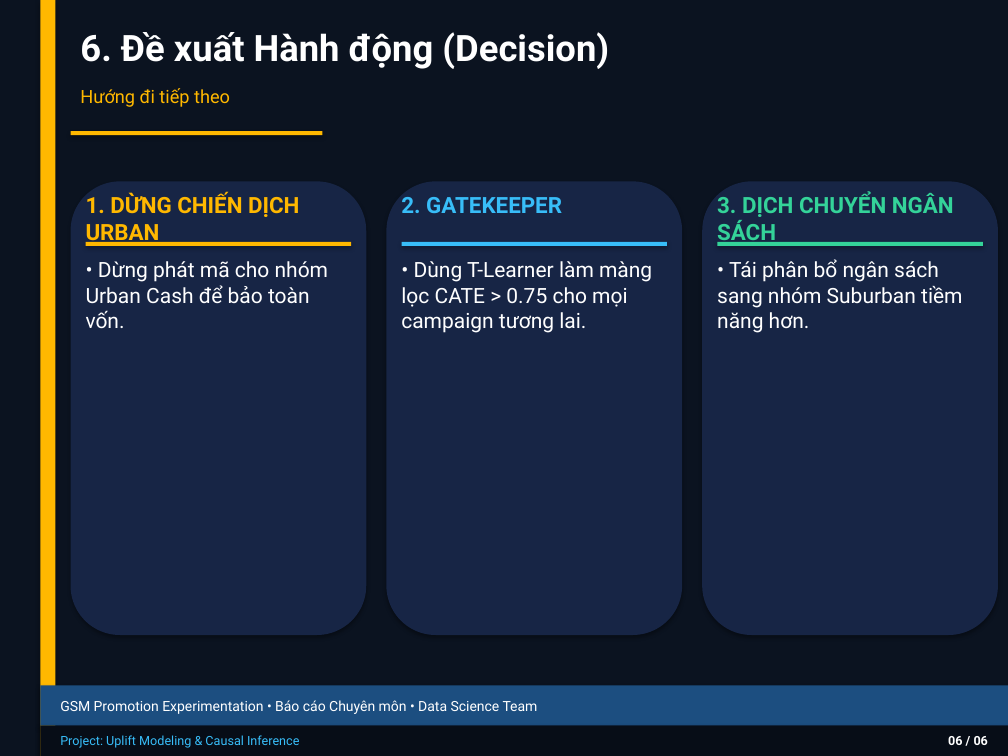
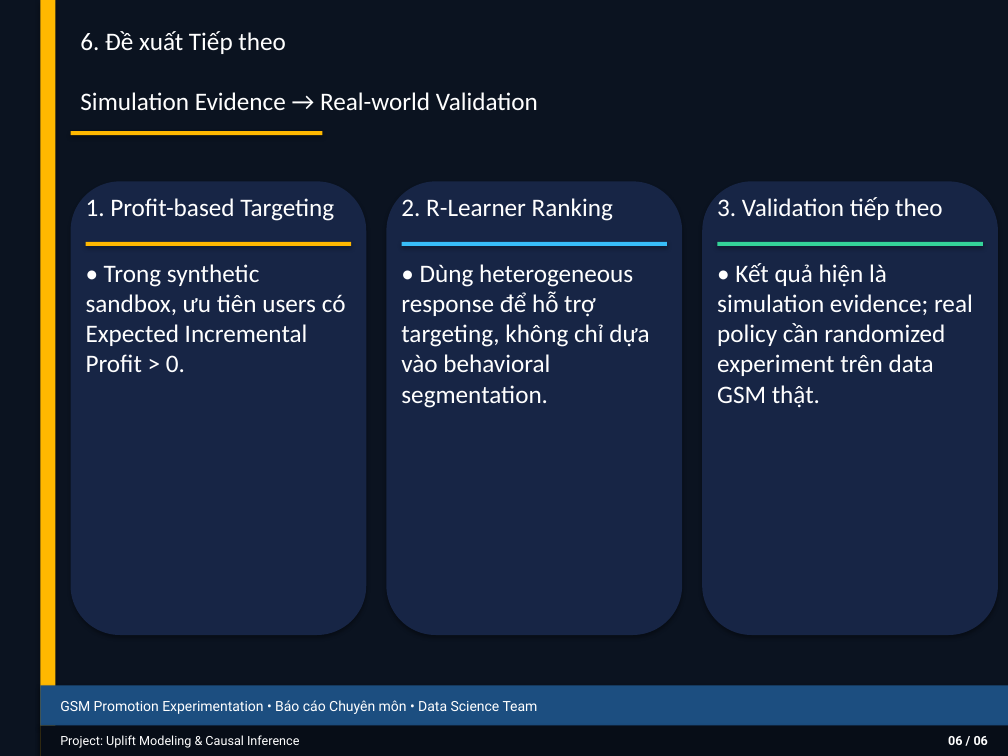
Before and after one commit to thaibuivan/GSM-promotion-experimentation, a slide deck: slide 7 of docs/Week5_Uplift_Modeling_Summary.pptx. Drawn at 1008x756 pixels with LibreOffice and Linux fonts; fonts in the diff are those of the drawing. Boxes give left, top, right and bottom in pixels: in the first picture for what was removed or moved away, otherwise in the second. Text is boxed around its words. In the diff, an @@ line names an element or a change of style, - is before the commit and + after.

```diff
--- a/docs/Week5_Uplift_Modeling_Summary.pptx
+++ b/docs/Week5_Uplift_Modeling_Summary.pptx
@@ text at box(80, 31, 285, 54): text changed; size 26 to 18 pt; font Roboto to Calibri; bold off @@
-6. Đề xuất Hành động (Decision)
+6. Đề xuất Tiếp theo
@@ text at box(80, 92, 538, 110): text changed; size 13 to 18 pt; font Roboto to Calibri; text colour #FFB800 to #FFFFFF @@
-Hướng đi tiếp theo
+Simulation Evidence → Real-world Validation
@@ text at box(86, 198, 334, 221): text changed; size 16 to 18 pt; font Roboto to Calibri; text colour #FFB800 to #FFFFFF; bold off @@
-1. DỪNG CHIẾN DỊCH URBAN
+1. Profit-based Targeting
@@ text at box(401, 198, 613, 221): text changed; size 16 to 18 pt; font Roboto to Calibri; text colour #38BDF8 to #FFFFFF; bold off @@
-2. GATEKEEPER
+2. R-Learner Ranking
@@ text at box(717, 197, 942, 220): text changed; size 16 to 18 pt; font Roboto to Calibri; text colour #34D399 to #FFFFFF; bold off @@
-3. DỊCH CHUYỂN NGÂN SÁCH
+3. Validation tiếp theo
@@ text at box(86, 264, 346, 372): text changed; size 15 to 18 pt; font Roboto to Calibri @@
-• Dừng phát mã cho nhóm Urban Cash để bảo toàn vốn.
+• Trong synthetic sandbox, ưu tiên users có Expected Incremental Profit > 0.
@@ text at box(401, 264, 649, 408): text changed; size 15 to 18 pt; font Roboto to Calibri @@
-• Dùng T-Learner làm màng lọc CATE > 0.75 cho mọi campaign tương lai.
+• Dùng heterogeneous response để hỗ trợ targeting, không chỉ dựa vào behavioral segmentation.
@@ text at box(717, 263, 973, 408): text changed; size 15 to 18 pt; font Roboto to Calibri @@
-• Tái phân bổ ngân sách sang nhóm Suburban tiềm năng hơn.
+• Kết quả hiện là simulation evidence; real policy cần randomized experiment trên data GSM thật.
@@ text "Project: Uplift Modeling & Causal ..." at box(60, 735, 299, 748): text colour #38BDF8 to #FFFFFF @@
```
Also in this commit, not shown: 6 other slides changed, 5 other files.
